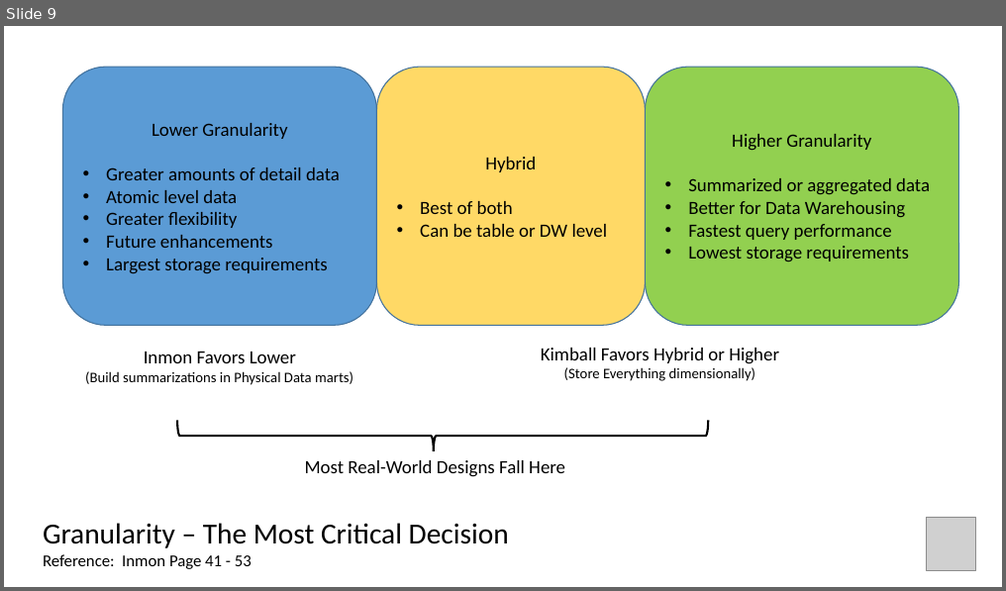
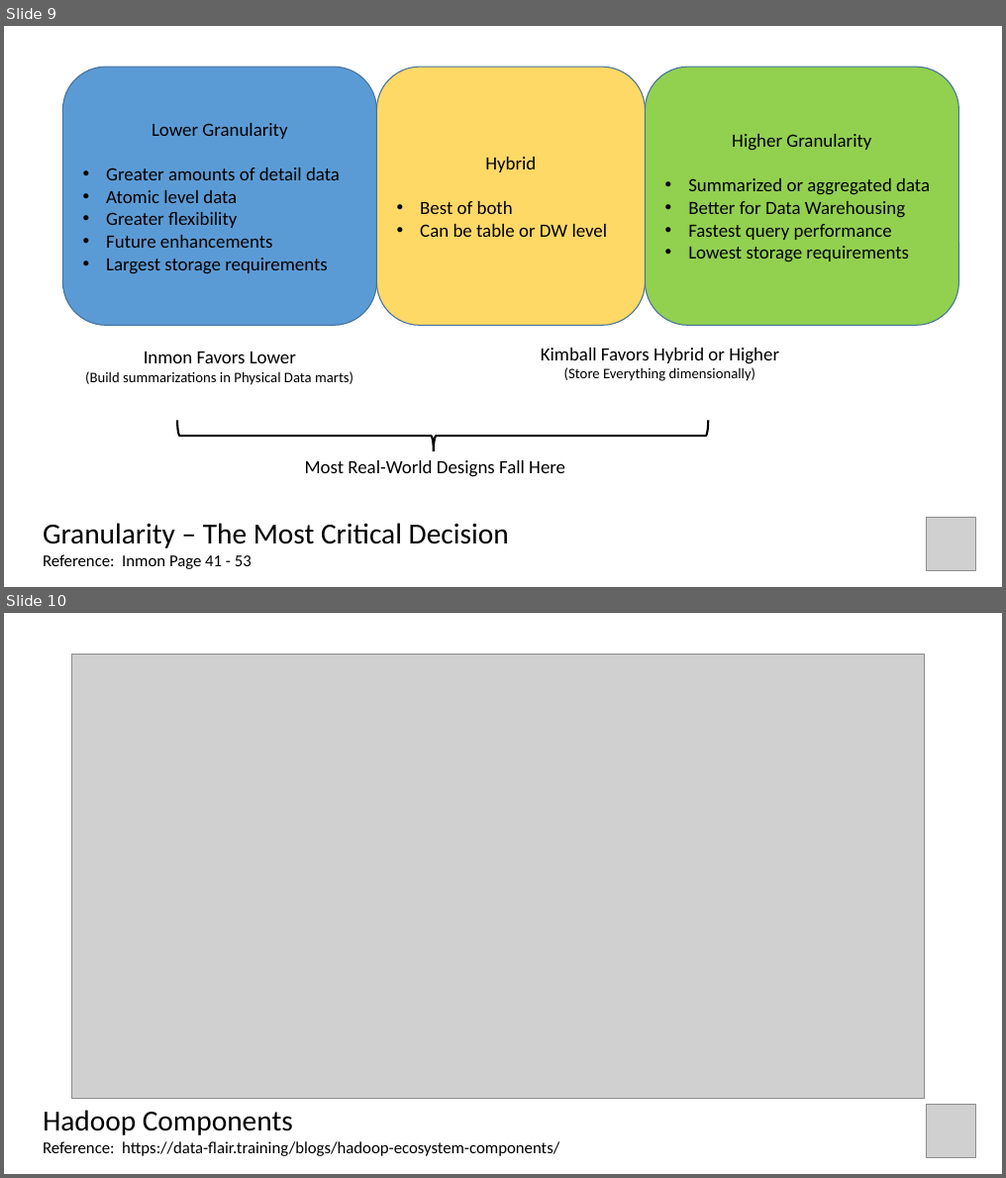
Before and after one commit to mrpgmr67/Data-Warehousing, a slide deck: Presentations/Inmon, Kimball, Hybrids Presentation Material.pptx. Shown one above the other, each under a label of ours: slide 9 before the commit, slides 9 and 10 after it. The pictures are 1006x591 and 1006x1178 pixels, drawn with LibreOffice and Linux fonts; fonts in the diff are those of the drawing; grey boxes stand for pictures. Boxes give left, top, right and bottom in pixels: in the first picture for what was removed or moved away, otherwise in the second. Text is boxed around its words. In the diff, an @@ line names an element or a change of style, - is before the commit and + after.

```diff
--- a/Presentations/Inmon, Kimball, Hybrids Presentation Material.pptx
+++ b/Presentations/Inmon, Kimball, Hybrids Presentation Material.pptx
@@ slide 10 added at (x1=4, y1=613, x2=1002, y2=1174), background #FFFFFF @@
@@ picture added at (x1=71, y1=655, x2=925, y2=1099) @@
@@ text added at (x1=43, y1=1110, x2=559, y2=1157), 16 pt, text #000000 @@
+Hadoop Components
+Reference: https://data-flair.training/blogs/hadoop-ecosystem-components/
@@ picture added at (x1=927, y1=1104, x2=976, y2=1158) @@
```
Also in this commit, not shown: 1 slide changed.
